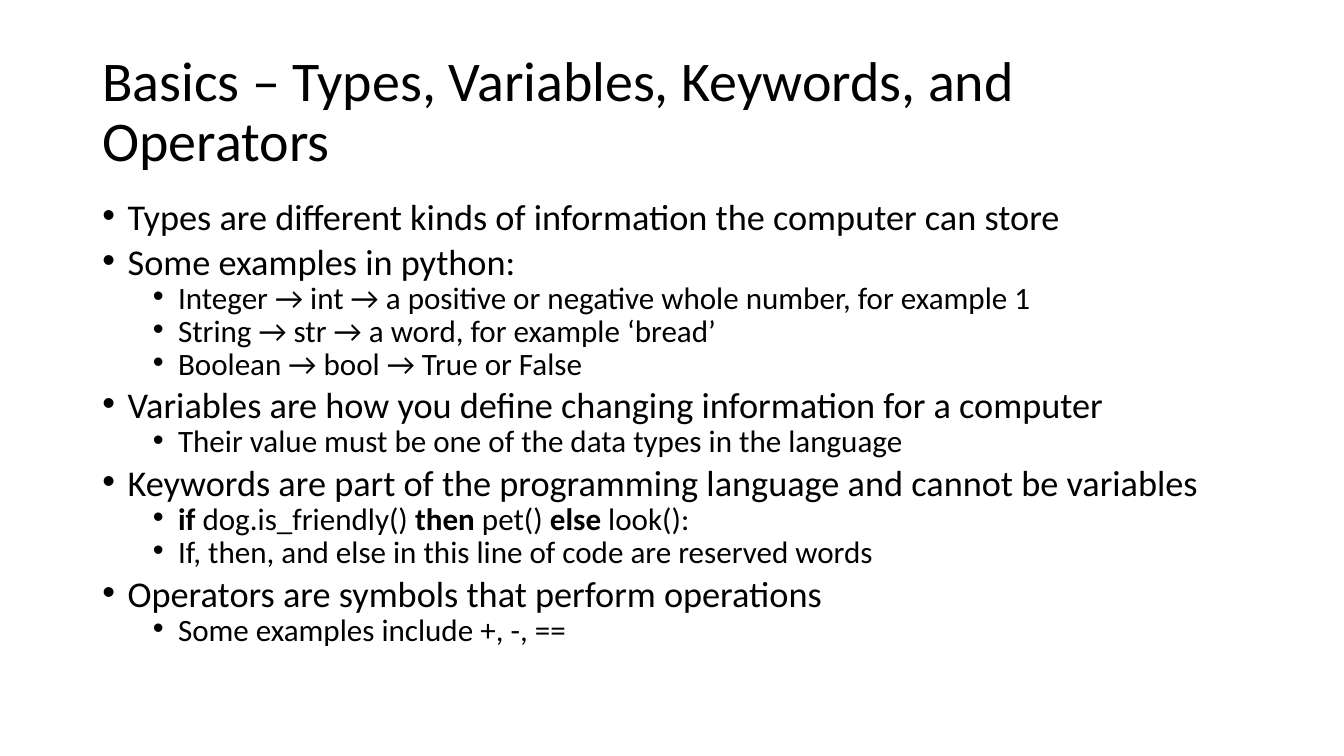
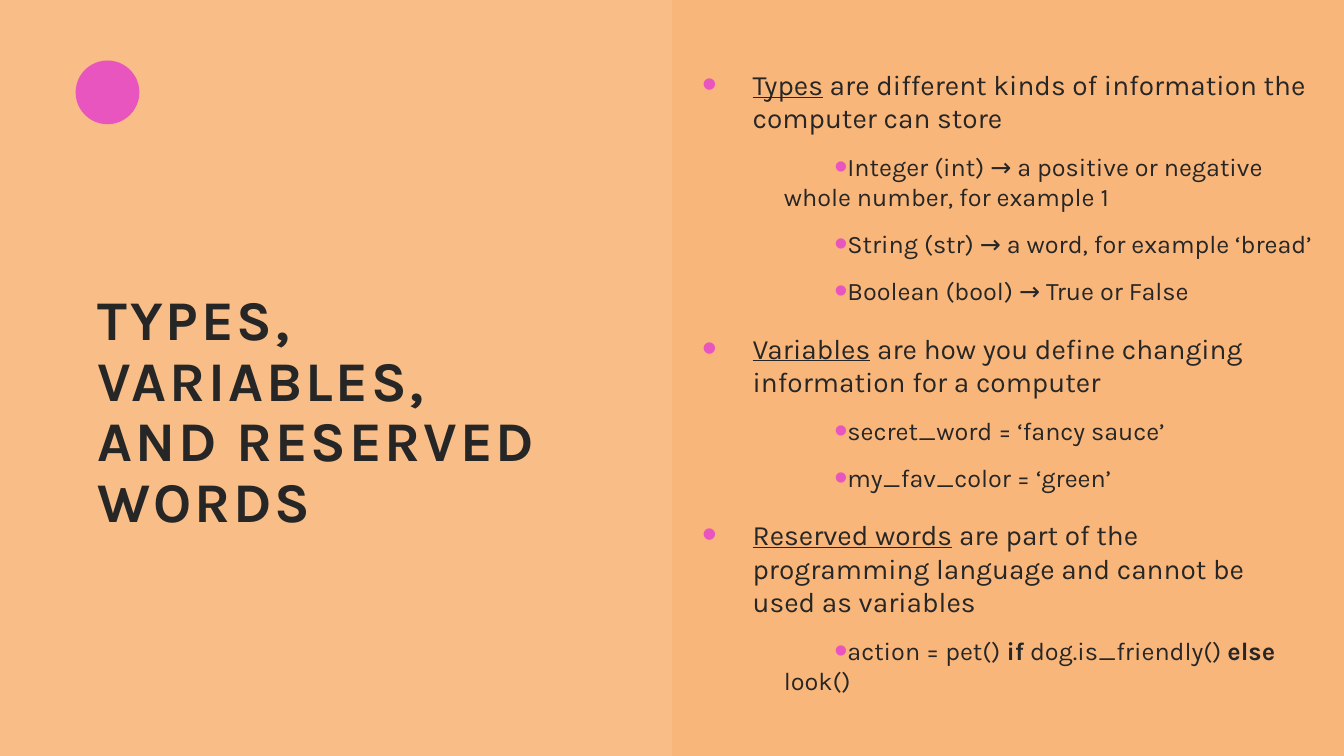
Before and after one commit to thatrandomfrenchdude/Think-Like-A-Programmer, a slide deck: slide 8 of PPT/TLAP_ppt.pptx. Drawn at 1344x756 pixels with LibreOffice and Linux fonts; fonts in the diff are those of the drawing. Boxes give left, top, right and bottom in pixels: in the first picture for what was removed or moved away, otherwise in the second. Text is boxed around its words. In the diff, an @@ line names an element or a change of style, - is before the commit and + after.

Commit message:
finish ppt and add pdf

```diff
--- a/PPT/TLAP_ppt.pptx
+++ b/PPT/TLAP_ppt.pptx
@@ background #FFFFFF to #F9B67A @@
@@ rectangle added at <box>0,1,672,756</box>, fill #FBCFA7 at 30% opacity @@
@@ ellipse added at <box>76,60,139,124</box>, fill #E955BE @@
@@ text "Types are different kinds of ...": place and size @@
-text "Types are different kinds of ..." at <box>128,204,1198,646</box>
+text "Types are different kinds of ..." at <box>753,75,1311,693</box>
@@ text "Types are different kinds of ..." at <box>753,75,1311,693</box>: vertical alignment top to middle @@
@@ text at <box>753,75,1306,399</box>: size 25.9 to 20 pt, font Calibri to Karla, text colour #000000 to #262626 in "Types are different kinds of information the ...", "Variables are how you define changing information ..."; underline on in "Types", "Variables"; indent changed; line spacing 0.7 to 1; more space between paragraphs @@
@@ text at <box>784,158,1311,303</box>: text changed; size 22.2 to 18 pt; font Calibri to Karla; text colour #000000 to #262626 @@
-• Some examples in python:
-  • Integer → int → a positive or negative whole number, for example 1
-  • String → str → a word, for example ‘bread’
-  • Boolean → bool → True or False
+  • Integer (int) → a positive or negative whole number, for example 1
+  • String (str) → a word, for example ‘bread’
+  • Boolean (bool) → True or False
@@ title at <box>98,303,534,523</box>: text changed; font Calibri to Karla; text colour #000000 to #262626; bold on @@
-Basics – Types, Variables, Keywords, and Operators
+TYPES, VARIABLES,
+AND RESERVED WORDS
@@ text at <box>753,422,1275,693</box>: text changed; size 22.2 to 18 pt; font Calibri to Karla; text colour #000000 to #262626 @@
-  • Their value must be one of the data types in the language
-• Keywords are part of the programming language and cannot be variables
-  • if dog.is_friendly() then pet() else look():
-  • If, then, and else in this line of code are reserved words
-• Operators are symbols that perform operations
-  • Some examples include +, -, ==
+  • secret_word = ‘fancy sauce’
+  • my_fav_color = ‘green’
+• Reserved words are part of the programming language and cannot be used as variables
+  • action = pet() if dog.is_friendly() else look()
```
Also in this commit, not shown: 12 other slides changed, 3 slides added, 4 other files.
